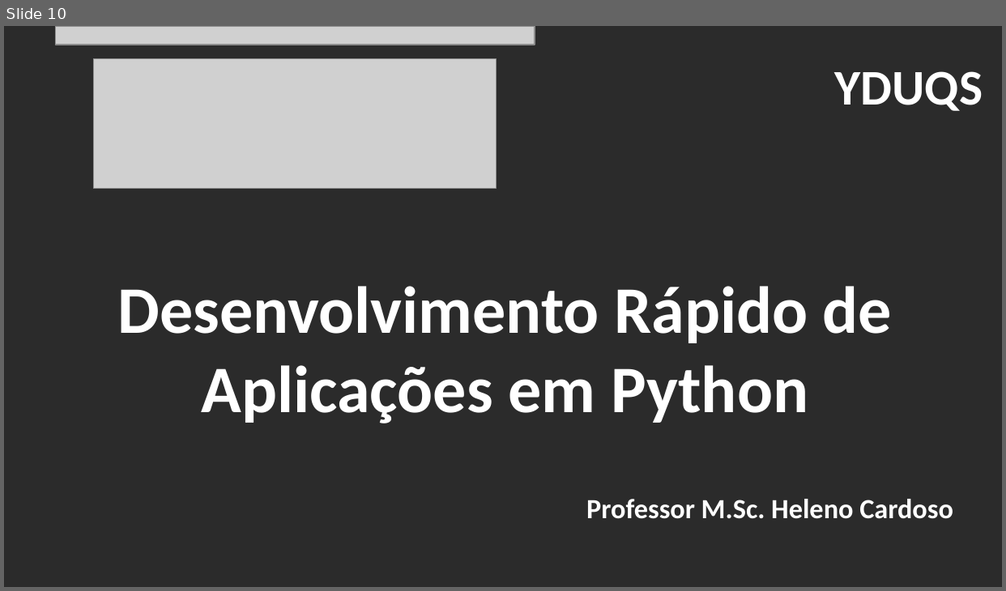
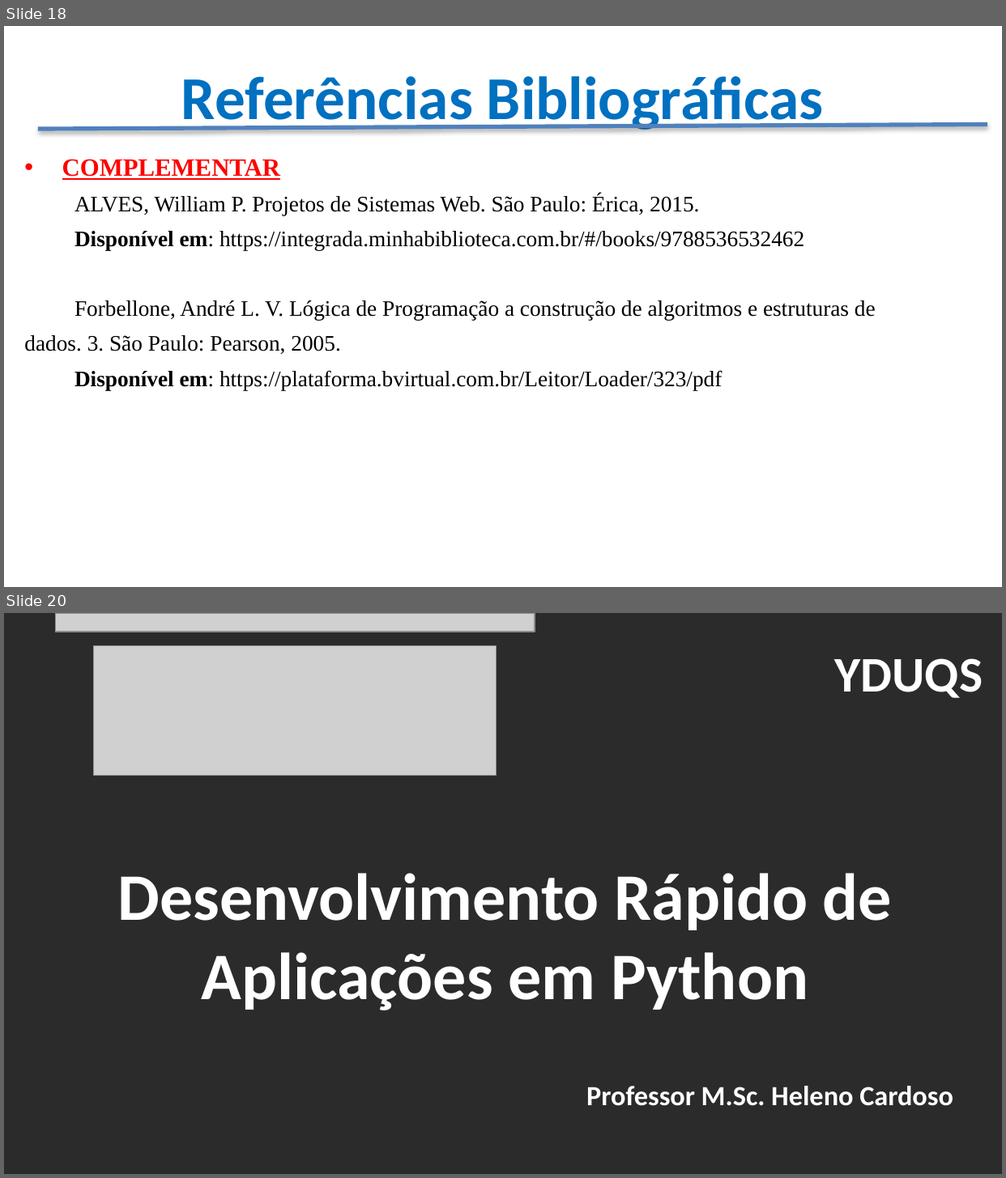
Before and after one commit to CloudEducationBrazil/WydenUniRuyPythonRAD, a slide deck: 01 Classes/Apresentação - Desenvolvimento RAD Python.pptx. Shown one above the other, each under a label of ours: slide 10 before the commit, slides 18 and 20 after it; the slides between them are not shown. The pictures are 1006x591 and 1006x1178 pixels, drawn with LibreOffice and Linux fonts; fonts in the diff are those of the drawing; grey boxes stand for pictures; background and template pictures are left out; a plain dark background stands for a picture behind light text. Boxes give left, top, right and bottom in pixels: in the first picture for what was removed or moved away, otherwise in the second. Text is boxed around its words. In the diff, an @@ line names an element or a change of style, - is before the commit and + after.

```diff
--- a/01 Classes/Apresentação - Desenvolvimento RAD Python.pptx
+++ b/01 Classes/Apresentação - Desenvolvimento RAD Python.pptx
@@ slide 18 added at bbox=[4, 26, 1002, 587], background picture (left out) @@
@@ title added at bbox=[181, 76, 824, 134], 44 pt, text #0070C0, bold @@
+Referências Bibliográficas
@@ line added from (38, 129) to (987, 125), #4F81BD 3 pt @@
@@ text added at bbox=[24, 159, 876, 390], 16 pt, text #000000 @@
+• COMPLEMENTAR
+ALVES, William P. Projetos de Sistemas Web. São Paulo: Érica, 2015.
+Disponível em: https://integrada.minhabiblioteca.com.br/#/books/9788536532462
+Forbellone, André L. V. Lógica de Programação a construção de algoritmos e estruturas de
+dados. 3. São Paulo: Pearson, 2005.
+Disponível em: https://plataforma.bvirtual.com.br/Leitor/Loader/323/pdf
@@ what was slide 10 is now slide 20 @@
```
Also in this commit, not shown: 8 slides changed, 9 other slides added, 11 other files.
